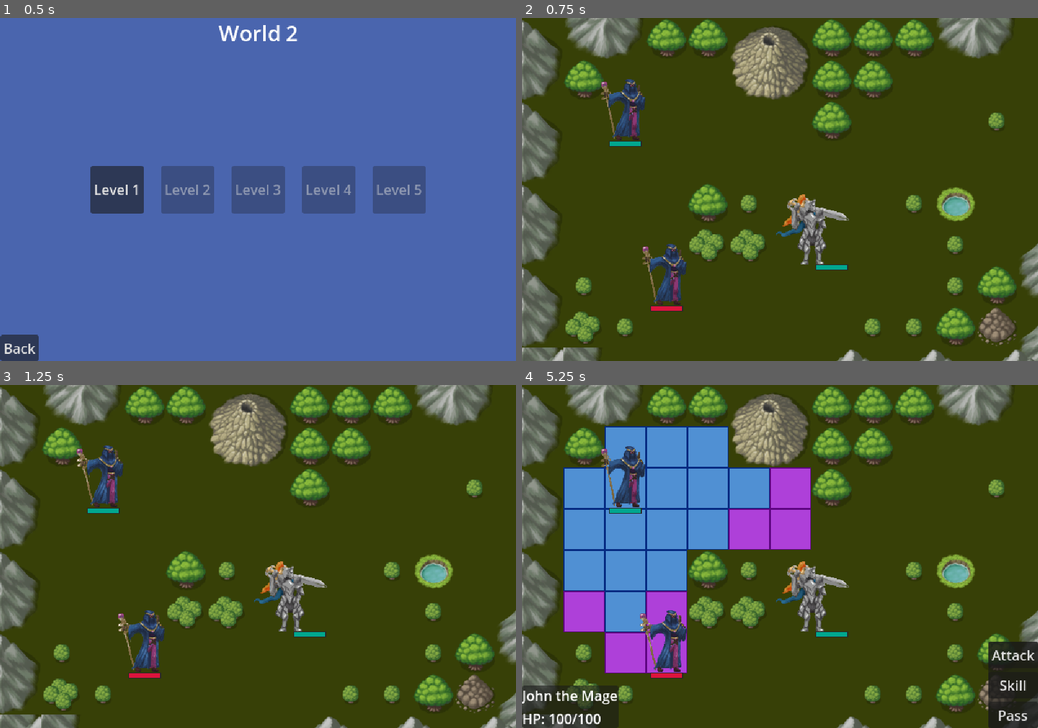
Above: before the commit, frames 1-4 (two rows, left to right).
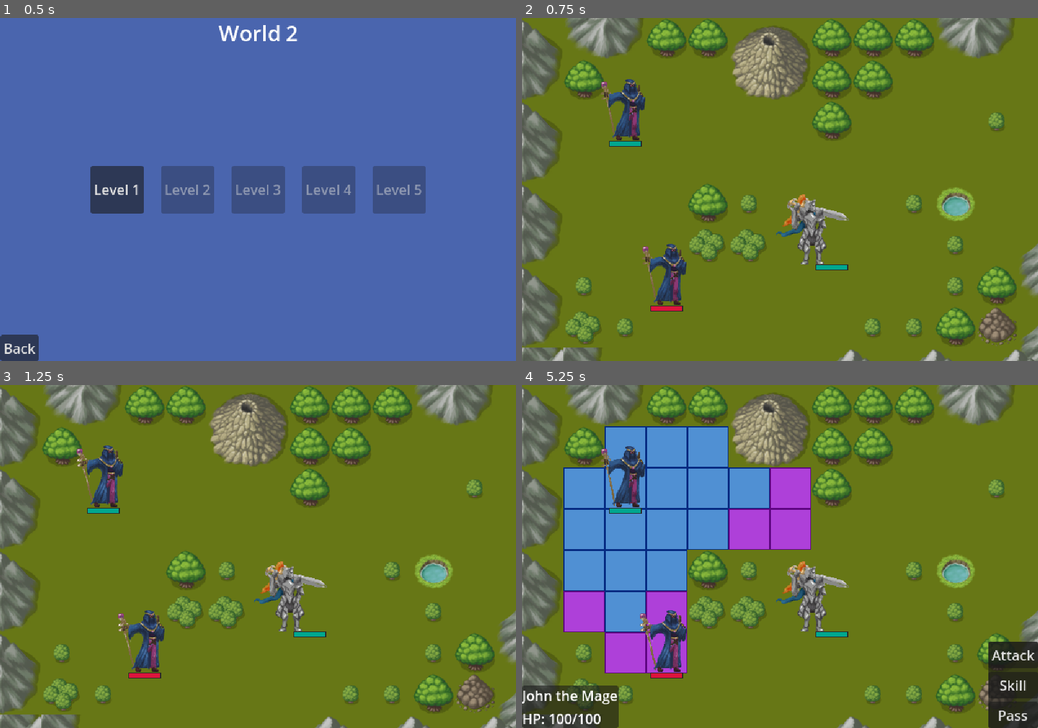
Above: after the commit, the same moments.

Repository: julKara/Defeat_the_Demonlord
Game: Godot game, scene res://src/Worlds/World_2/world_2_level_select.tscn
Two runs of this game, one before a commit and one after it. Both use one fixed random seed, a clock stepped at 60 frames per second and the inputs below. This scene is started directly instead of the project's main scene.
Inputs (mouse positions are in pixels of both pictures, inside the frame that each line leads up to):
- Up to frame 1 (0.5 s): no input
- Up to frame 2 (0.75 s): click "Level 1" at 0.5 s
- Up to frame 3 (1.25 s): no input
- Up to frame 4 (5.25 s): tap Enter at 1.25 s; move the mouse to (893, 539) at 1.27 s; press the mouse at (893, 539) at 1.28 s; move the mouse to (676, 573) at 2.02 s; release the mouse at (676, 573) at 2.03 s; click (676, 573) at 2.1 s; move the mouse to (831, 481) at 2.77 s; press the mouse at (831, 481) at 2.78 s; move the mouse to (754, 625) at 3.52 s; release the mouse at (754, 625) at 3.53 s; click (754, 625) at 3.6 s; move the mouse to (934, 607) at 4.27 s; press the mouse at (934, 607) at 4.28 s; move the mouse to (625, 505) at 5.02 s; release the mouse at (625, 505) at 5.03 s; click (625, 505) at 5.1 s

Frame 1 is identical in both runs. In frame 2, 76% of the frame differs, in the area x 0-100%, y 0-100%; in frame 3, 76%; in frame 4, 54%.

Commit message:
Made level select more dynamic

Diff:
--- a/src/Worlds/World_1/world_1_level_select.tscn
+++ b/src/Worlds/World_1/world_1_level_select.tscn
@@ -1,8 +1,10 @@
-[gd_scene load_steps=4 format=3 uid="uid://cyd4u6ytap7wh"]
+[gd_scene load_steps=6 format=3 uid="uid://cyd4u6ytap7wh"]
 
 [ext_resource type="Script" uid="uid://c0dbybntiql1x" path="res://src/Worlds/level_select.gd" id="1_bqi3m"]
 [ext_resource type="PackedScene" uid="uid://m2ygs7vhnqnr" path="res://src/Worlds/level_button.tscn" id="1_dmrxl"]
 [ext_resource type="Script" uid="uid://ol07ourtj03u" path="res://src/Worlds/back_button.gd" id="3_bbea6"]
+[ext_resource type="Script" uid="uid://sehkuo2xbwos" path="res://src/Worlds/world_tracker.gd" id="4_alxpp"]
+[ext_resource type="Resource" uid="uid://b7d426jw88wxl" path="res://src/Worlds/world_num.tres" id="5_4182p"]
 
 [node name="LevelSelect" type="Control"]
 layout_mode = 3
@@ -72,3 +74,7 @@
 grow_vertical = 0
 text = "Back"
 script = ExtResource("3_bbea6")
+
+[node name="WorldTracker" type="Node" parent="."]
+script = ExtResource("4_alxpp")
+world_tracker = ExtResource("5_4182p")
--- a/src/Worlds/World_2/world_2_level_select.tscn
+++ b/src/Worlds/World_2/world_2_level_select.tscn
@@ -1,8 +1,10 @@
-[gd_scene load_steps=4 format=3 uid="uid://471n23xkuvla"]
+[gd_scene load_steps=6 format=3 uid="uid://471n23xkuvla"]
 
 [ext_resource type="Script" uid="uid://c0dbybntiql1x" path="res://src/Worlds/level_select.gd" id="1_hxrf2"]
 [ext_resource type="PackedScene" uid="uid://m2ygs7vhnqnr" path="res://src/Worlds/level_button.tscn" id="2_svo87"]
 [ext_resource type="Script" uid="uid://ol07ourtj03u" path="res://src/Worlds/back_button.gd" id="3_cyqcq"]
+[ext_resource type="Script" uid="uid://sehkuo2xbwos" path="res://src/Worlds/world_tracker.gd" id="4_xoohk"]
+[ext_resource type="Resource" uid="uid://b7d426jw88wxl" path="res://src/Worlds/world_num.tres" id="5_aqxto"]
 
 [node name="LevelSelect" type="Control"]
 layout_mode = 3
@@ -72,3 +74,7 @@
 grow_vertical = 0
 text = "Back"
 script = ExtResource("3_cyqcq")
+
+[node name="WorldTracker" type="Node" parent="."]
+script = ExtResource("4_xoohk")
+world_tracker = ExtResource("5_aqxto")
--- a/src/Worlds/level_select.gd
+++ b/src/Worlds/level_select.gd
@@ -1,14 +1,14 @@
 extends Control
 
 @onready var level_container: HBoxContainer = $LevelContainer
-@onready var label: Label = $Label
+@onready var world_tracker: Node = $WorldTracker
 
 var world_num: int
 
 func _ready() -> void:
 	setup_level_button()
 	connect_selected_level_to_level_button()
-	world_num = int(label.text[label.text.length() - 1])
+	world_num = world_tracker.world_tracker.world_num
 
 func setup_level_button():
 	for button in level_container.get_children():
--- /dev/null
+++ b/src/Worlds/world_num.gd
@@ -0,0 +1,6 @@
+class_name world_tracker extends Resource
+
+@export var world_num: int = 1
+
+func set_world_num(value):
+	world_num = value
--- /dev/null
+++ b/src/Worlds/world_num.tres
@@ -0,0 +1,7 @@
+[gd_resource type="Resource" script_class="world_tracker" load_steps=2 format=3 uid="uid://b7d426jw88wxl"]
+
+[ext_resource type="Script" uid="uid://cwvpac2co1oqm" path="res://src/Worlds/world_num.gd" id="1_5u1dl"]
+
+[resource]
+script = ExtResource("1_5u1dl")
+world_num = 1
--- a/src/Worlds/world_select.gd
+++ b/src/Worlds/world_select.gd
@@ -1,6 +1,8 @@
 extends Control
 
 @onready var world_container: HBoxContainer = $WorldContainer
+@onready var world_tracker: Node = $WorldTracker
+
 
 func _ready() -> void:
 	setup_world_button()
@@ -25,3 +27,4 @@
 	if FileAccess.file_exists(next_world):
 		get_tree().change_scene_to_file(next_world)
 		print("Changed to world " + str(world_num))
+		world_tracker.world_tracker.world_num = world_num
--- a/src/Worlds/world_select.tscn
+++ b/src/Worlds/world_select.tscn
@@ -1,7 +1,9 @@
-[gd_scene load_steps=3 format=3 uid="uid://ck8qnsj3lvwv6"]
+[gd_scene load_steps=5 format=3 uid="uid://ck8qnsj3lvwv6"]
 
 [ext_resource type="Script" uid="uid://0vsjfsxaqhg7" path="res://src/Worlds/world_select.gd" id="1_64sqw"]
 [ext_resource type="PackedScene" uid="uid://pood72nr4l6o" path="res://src/Worlds/world_button.tscn" id="2_64sqw"]
+[ext_resource type="Script" uid="uid://sehkuo2xbwos" path="res://src/Worlds/world_tracker.gd" id="3_p3fju"]
+[ext_resource type="Resource" uid="uid://b7d426jw88wxl" path="res://src/Worlds/world_num.tres" id="4_clij8"]
 
 [node name="WorldSelect" type="Control"]
 layout_mode = 3
@@ -52,3 +54,7 @@
 [node name="WorldButton2" parent="WorldContainer" instance=ExtResource("2_64sqw")]
 layout_mode = 2
 disabled = true
+
+[node name="WorldTracker" type="Node" parent="."]
+script = ExtResource("3_p3fju")
+world_tracker = ExtResource("4_clij8")
--- /dev/null
+++ b/src/Worlds/world_tracker.gd
@@ -0,0 +1,3 @@
+extends Node
+
+@export var world_tracker: world_tracker
Not shown, added: src/Worlds/world_num.gd.uid
Not shown, added: src/Worlds/world_tracker.gd.uid
